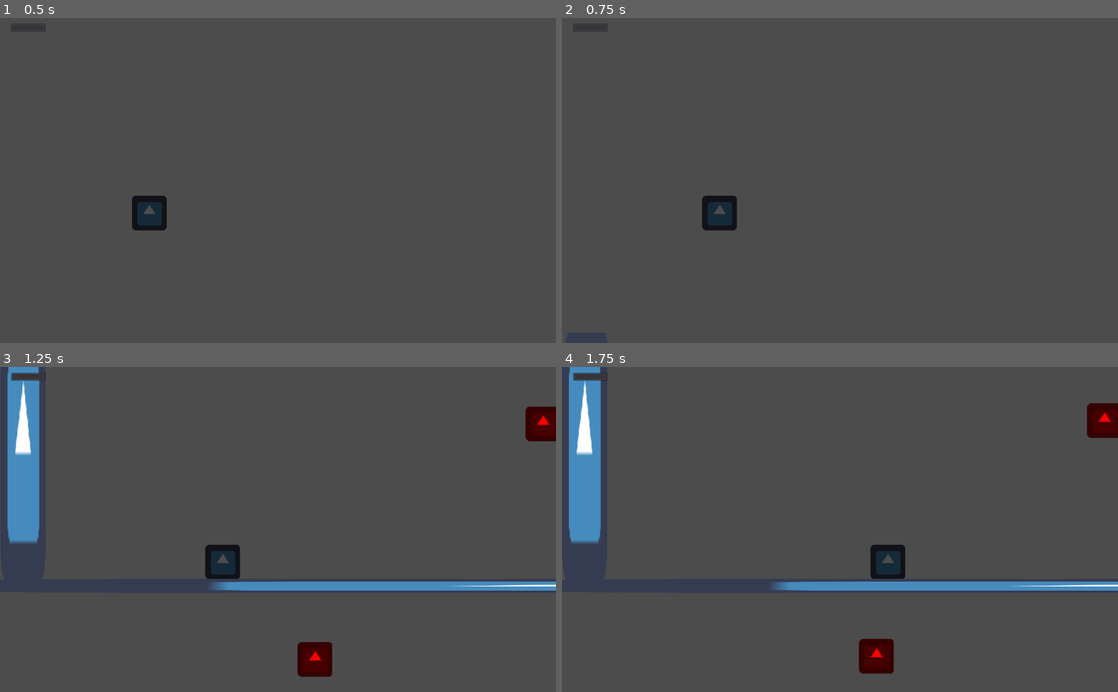
Above: before the commit, frames 1-4 (two rows, left to right).
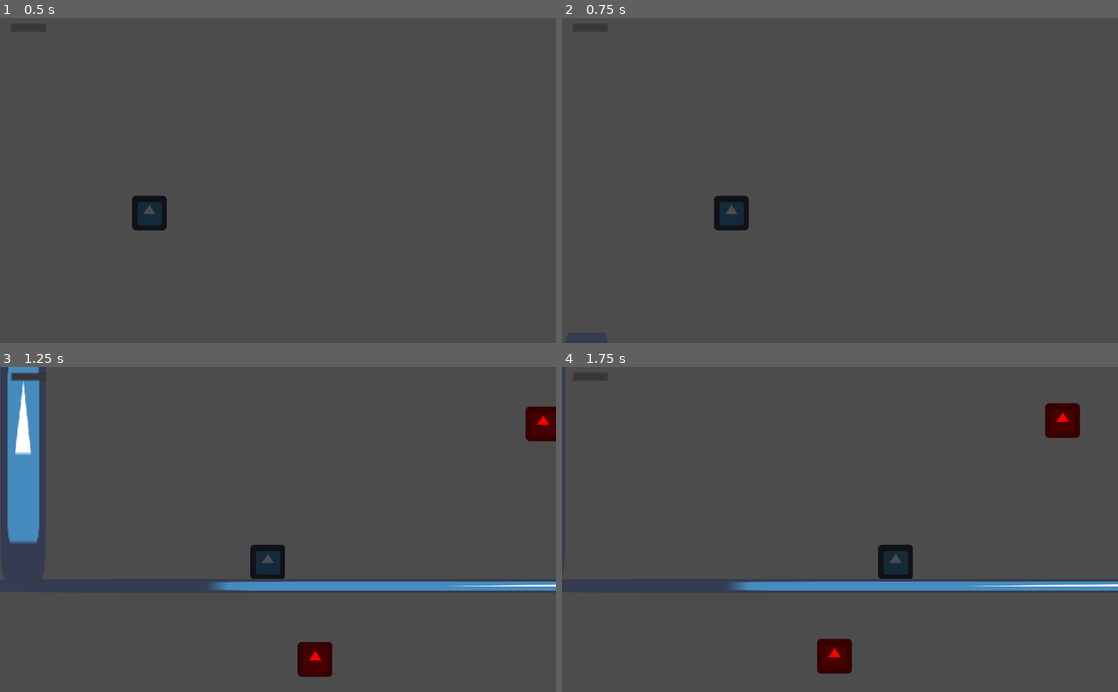
Above: after the commit, the same moments.

Repository: uspgamedev/welcome-to-your-mind
Game: Godot game, scene res://Stages/DepressionStage.tscn
The game is run twice, just before and just after one commit, with the same random seed, the same clock (stepped at 60 frames per second) and the same inputs. The engine's default icon, where the game draws it, is replaced by a stand-in: a white triangle on a blue panel in a dark square.
Inputs:
- Up to frame 1 (0.5 s): no input
- Up to frame 2 (0.75 s): tap Enter at 0.5 s; hold Right (ui_right) from 0.53 s (still down)
- Up to frame 3 (1.25 s): keep holding Right (ui_right); tap Up (ui_up) at 0.77 s
- Up to frame 4 (1.75 s): keep holding Right (ui_right); tap Up (ui_up) at 1.52 s

Frame 1 is identical in both runs. In frame 2, 0.6% of the frame differs, in the area x 25-34%, y 54-66%; in frame 3, 1.2%; in frame 4, 6.4%, in the area x 1-100%, y 0-95%.

Commit message:
Intermediate TriggerGood challenge base

Diff:
--- a/Player/Player.gd
+++ b/Player/Player.gd
@@ -3,10 +3,10 @@
 export (String)var ReloadScene = "res://Stages/DepressionStage.tscn"
 
 const GRAV = 2480
-const ACCEL = 5
-const AIR_ACCEL = 2
+const ACCEL = 8
+const AIR_ACCEL = 6
 const MAX_SPD = 400
-const JUMP_POWER = 800
+const JUMP_POWER = 850
 const SHAKENUM = 3 # Times needed to shake before freeing itself from Triggers
 
 var velocity = Vector2()
--- /dev/null
+++ b/Stages/Depression/Sections/Intermediate.tscn
@@ -0,0 +1,221 @@
+[gd_scene load_steps=7 format=2]
+
+[ext_resource path="res://icon.png" type="Texture" id=1]
+[ext_resource path="res://Stages/Depression/TriggerSpawn.tscn" type="PackedScene" id=2]
+[ext_resource path="res://Player/Player.tscn" type="PackedScene" id=3]
+
+[sub_resource type="RectangleShape2D" id=1]
+
+custom_solver_bias = 0.0
+extents = Vector2( 480, 20 )
+
+[sub_resource type="RectangleShape2D" id=2]
+
+custom_solver_bias = 0.0
+extents = Vector2( 20, 300 )
+
+[sub_resource type="RectangleShape2D" id=3]
+
+custom_solver_bias = 0.0
+extents = Vector2( 20, 230 )
+
+[node name="Intermediate" type="Node2D" index="0"]
+
+[node name="Scenery" type="Node2D" parent="." index="0"]
+
+editor/display_folded = true
+
+[node name="Floor" type="StaticBody2D" parent="Scenery" index="0"]
+
+editor/display_folded = true
+input_pickable = false
+collision_layer = 1
+collision_mask = 1
+constant_linear_velocity = Vector2( 0, 0 )
+constant_angular_velocity = 0.0
+friction = 1.0
+bounce = 0.0
+__meta__ = {
+"_edit_group_": true
+}
+
+[node name="Sprite" type="Sprite" parent="Scenery/Floor" index="0"]
+
+scale = Vector2( 15, 0.6 )
+texture = ExtResource( 1 )
+_sections_unfolded = [ "Transform" ]
+
+[node name="CollisionShape2D" type="CollisionShape2D" parent="Scenery/Floor" index="1"]
+
+shape = SubResource( 1 )
+
+[node name="Floor2" type="StaticBody2D" parent="Scenery" index="1"]
+
+editor/display_folded = true
+position = Vector2( 990, -560 )
+input_pickable = false
+collision_layer = 1
+collision_mask = 1
+constant_linear_velocity = Vector2( 0, 0 )
+constant_angular_velocity = 0.0
+friction = 1.0
+bounce = 0.0
+_sections_unfolded = [ "Transform" ]
+__meta__ = {
+"_edit_group_": true
+}
+
+[node name="Sprite" type="Sprite" parent="Scenery/Floor2" index="0"]
+
+scale = Vector2( 15, 0.6 )
+texture = ExtResource( 1 )
+_sections_unfolded = [ "Transform" ]
+
+[node name="CollisionShape2D" type="CollisionShape2D" parent="Scenery/Floor2" index="1"]
+
+shape = SubResource( 1 )
+
+[node name="Wall" type="StaticBody2D" parent="Scenery" index="2"]
+
+editor/display_folded = true
+position = Vector2( 500, -280 )
+input_pickable = false
+collision_layer = 1
+collision_mask = 1
+constant_linear_velocity = Vector2( 0, 0 )
+constant_angular_velocity = 0.0
+friction = 1.0
+bounce = 0.0
+_sections_unfolded = [ "Transform" ]
+__meta__ = {
+"_edit_group_": true
+}
+
+[node name="Sprite" type="Sprite" parent="Scenery/Wall" index="0"]
+
+scale = Vector2( 0.6, 9.4 )
+texture = ExtResource( 1 )
+_sections_unfolded = [ "Transform" ]
+
+[node name="CollisionShape2D" type="CollisionShape2D" parent="Scenery/Wall" index="1"]
+
+shape = SubResource( 2 )
+
+[node name="Wall2" type="StaticBody2D" parent="Scenery" index="3"]
+
+editor/display_folded = true
+position = Vector2( 170, -350 )
+input_pickable = false
+collision_layer = 1
+collision_mask = 1
+constant_linear_velocity = Vector2( 0, 0 )
+constant_angular_velocity = 0.0
+friction = 1.0
+bounce = 0.0
+_sections_unfolded = [ "Transform" ]
+__meta__ = {
+"_edit_group_": true
+}
+
+[node name="Sprite" type="Sprite" parent="Scenery/Wall2" index="0"]
+
+scale = Vector2( 0.6, 7 )
+texture = ExtResource( 1 )
+_sections_unfolded = [ "Transform" ]
+
+[node name="CollisionShape2D" type="CollisionShape2D" parent="Scenery/Wall2" index="1"]
+
+shape = SubResource( 3 )
+
+[node name="Wall3" type="StaticBody2D" parent="Scenery" index="4"]
+
+editor/display_folded = true
+position = Vector2( 170, -800 )
+input_pickable = false
+collision_layer = 1
+collision_mask = 1
+constant_linear_velocity = Vector2( 0, 0 )
+constant_angular_velocity = 0.0
+friction = 1.0
+bounce = 0.0
+_sections_unfolded = [ "Transform" ]
+__meta__ = {
+"_edit_group_": true
+}
+
+[node name="Sprite" type="Sprite" parent="Scenery/Wall3" index="0"]
+
+scale = Vector2( 0.6, 7 )
+texture = ExtResource( 1 )
+_sections_unfolded = [ "Transform" ]
+
+[node name="CollisionShape2D" type="CollisionShape2D" parent="Scenery/Wall3" index="1"]
+
+shape = SubResource( 3 )
+
+[node name="Spawns" type="Node2D" parent="." index="1"]
+
+[node name="Spawn" parent="Spawns" index="0" instance=ExtResource( 2 )]
+
+position = Vector2( 430, -85 )
+_sections_unfolded = [ "Transform" ]
+respawn_time = 2.0
+
+[node name="Spawn2" parent="Spawns" index="1" instance=ExtResource( 2 )]
+
+position = Vector2( 260, -190 )
+_sections_unfolded = [ "Transform" ]
+respawn_time = 2.0
+
+[node name="Spawn3" parent="Spawns" index="2" instance=ExtResource( 2 )]
+
+position = Vector2( 430, -320 )
+_sections_unfolded = [ "Transform" ]
+respawn_time = 2.0
+
+[node name="Spawn4" parent="Spawns" index="3" instance=ExtResource( 2 )]
+
+position = Vector2( 260, -440 )
+_sections_unfolded = [ "Transform" ]
+respawn_time = 2.0
+
+[node name="Spawn5" parent="Spawns" index="4" instance=ExtResource( 2 )]
+
+position = Vector2( 260, -580 )
+_sections_unfolded = [ "Transform" ]
+respawn_time = 2.0
+
+[node name="Spawn6" parent="Spawns" index="5" instance=ExtResource( 2 )]
+
+position = Vector2( 410, -660 )
+_sections_unfolded = [ "Transform" ]
+respawn_time = 2.0
+
+[node name="Player" parent="." index="2" instance=ExtResource( 3 )]
+
+position = Vector2( -353.257, -91.556 )
+
+[node name="Camera2D" type="Camera2D" parent="Player" index="7"]
+
+anchor_mode = 1
+rotating = false
+current = true
+zoom = Vector2( 1, 1 )
+limit_left = -10000000
+limit_top = -10000000
+limit_right = 10000000
+limit_bottom = 10000000
+limit_smoothed = false
+drag_margin_h_enabled = true
+drag_margin_v_enabled = true
+smoothing_enabled = false
+smoothing_speed = 5.0
+offset_v = 0.0
+offset_h = 0.0
+drag_margin_left = 0.2
+drag_margin_top = 0.2
+drag_margin_right = 0.2
+drag_margin_bottom = 0.2
+editor_draw_screen = true
+editor_draw_limits = false
+editor_draw_drag_margin = false
